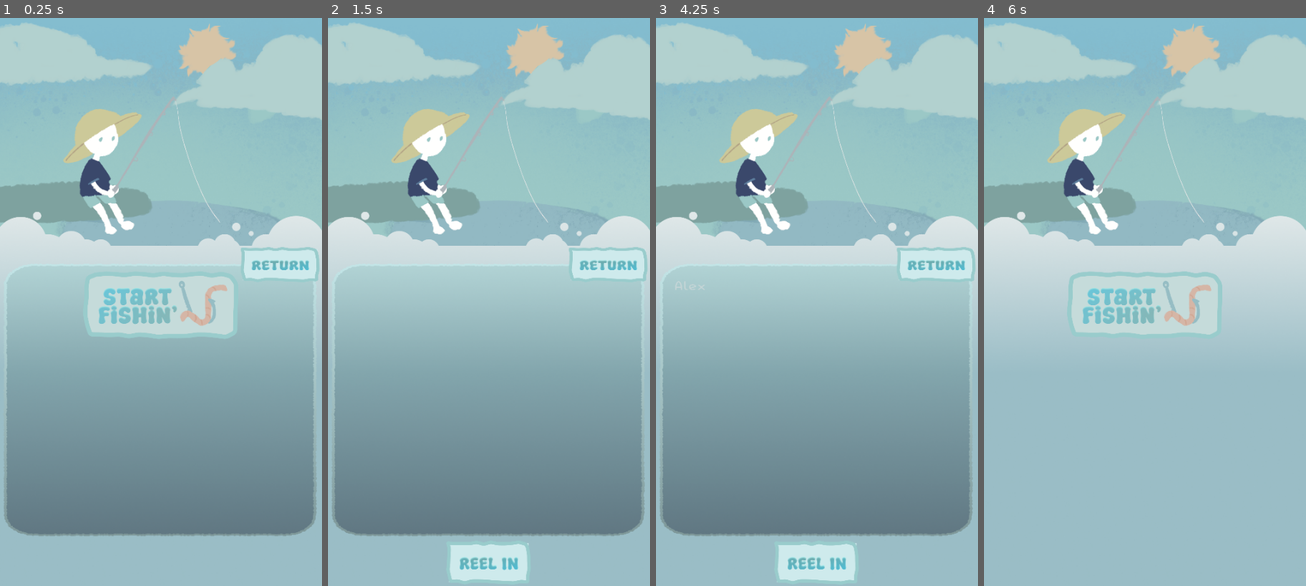
Above: before the commit, frames 1-4 (left to right).
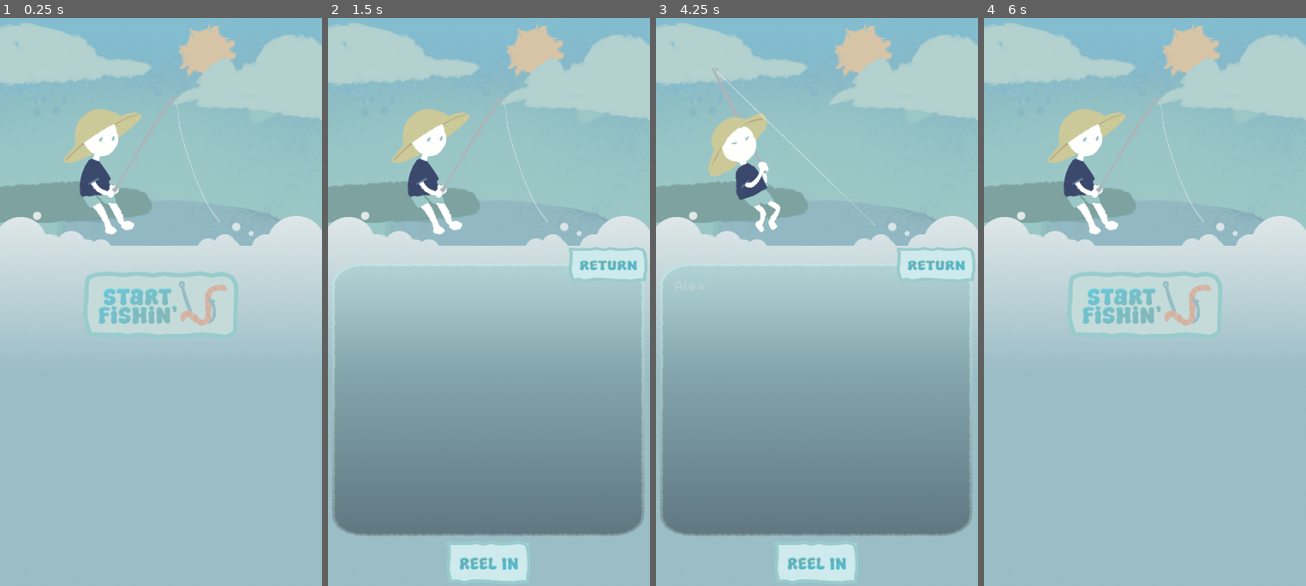
Above: after the commit, the same moments.

Repository: Eternalon03/HTN
Game: Godot game, scene res://main.tscn
The game is run twice, just before and just after one commit, with the same random seed, the same clock (stepped at 60 frames per second) and the same inputs.
Inputs (mouse positions are in pixels of both pictures, inside the frame that each line leads up to):
- Up to frame 1 (0.25 s): no input
- Up to frame 2 (1.5 s): click (608, 262) at 0.52 s; click (489, 307) at 1.25 s
- Up to frame 3 (4.25 s): click (817, 404) at 2.02 s; type "Alex" at 2.1 s; click (817, 563) at 2.75 s; tap Enter at 3.5 s; hold Right (ui_right) from 3.53 s (still down)
- Up to frame 4 (6 s): release Right (ui_right) at 4.28 s; hold Left (ui_left) 4.28-5.03 s; tap Space at 5 s; hold Right (ui_right) from 5.03 s (still down); tap Enter at 5.75 s

The runs differ from the first frame. In frame 1, 29% of the frame differs, in the area x 1-100%, y 40-92%; in frame 2, nothing differs; in frame 3, 2.4%; in frame 4, nothing differs.

Commit message:
animation added

Diff:
--- a/main.gd
+++ b/main.gd
@@ -8,6 +8,7 @@
 
 @onready var reel_in_button: TextureButton = $ReelInButton
 
+@onready var animation_player: AnimationPlayer = $Fisher/AnimationPlayer
 
 
 func _ready():
@@ -16,7 +17,7 @@
 	text_edit.add_theme_stylebox_override("normal", style)
 	text_edit.add_theme_stylebox_override("focus", style)
 	text_edit.add_theme_stylebox_override("read_only", style)
-	pass
+	animation_player.play("idle")
 
 
 func _on_texture_button_pressed() -> void:
@@ -35,8 +36,10 @@
 	text_edit.set_caret_line(0)
 	text_edit.set_caret_column(0)
 	reel_in_button.visible = false
+	animation_player.play("idle")
 
 
 
 func _on_reel_in_button_pressed() -> void:
 	text_edit.editable = false
+	animation_player.play("fisher_reel_animation")
--- a/main.tscn
+++ b/main.tscn
@@ -1,15 +1,70 @@
-[gd_scene load_steps=11 format=3 uid="uid://chcuss0cx3wdk"]
+[gd_scene load_steps=17 format=3 uid="uid://chcuss0cx3wdk"]
 
 [ext_resource type="Script" path="res://main.gd" id="1_b7tvu"]
 [ext_resource type="Texture2D" uid="uid://dx4lkn4kaisja" path="res://IMG_3073.PNG" id="2_mta0a"]
+[ext_resource type="Texture2D" uid="uid://i1ekdtnbishu" path="res://Journalling_Animation2.png" id="3_5g2cc"]
 [ext_resource type="Texture2D" uid="uid://1q2yvfftm8ja" path="res://Journalling_Animation1(1).png" id="3_lhx8l"]
 [ext_resource type="Texture2D" uid="uid://7ta1sigkpfhc" path="res://JournalSection.png" id="4_mlhq5"]
+[ext_resource type="Texture2D" uid="uid://ch0vqsrl0y6kg" path="res://Journalling_Animation3.png" id="5_iyau0"]
 [ext_resource type="Texture2D" uid="uid://bw7chktw5ymq1" path="res://JournalBox.png" id="5_r4ll4"]
 [ext_resource type="FontFile" uid="uid://bwjixo554p8ou" path="res://Semi-Casual.ttf" id="6_6sm10"]
 [ext_resource type="Texture2D" uid="uid://cjn1vvhi4fyyx" path="res://Start Fishin Button.png" id="6_117hh"]
 [ext_resource type="Texture2D" uid="uid://bare6g8sn2s02" path="res://Return Button.png" id="7_nhfe7"]
 [ext_resource type="Script" path="res://TextureButton.gd" id="7_wkmks"]
 [ext_resource type="Texture2D" uid="uid://bduhaslus4x7r" path="res://Reel In Button.png" id="10_ay4ok"]
+
+[sub_resource type="Animation" id="Animation_fekkg"]
+resource_name = "fisher_reel_animation"
+length = 3.5
+tracks/0/type = "value"
+tracks/0/imported = false
+tracks/0/enabled = true
+tracks/0/path = NodePath("JournallingAnimation1(1):texture")
+tracks/0/interp = 1
+tracks/0/loop_wrap = true
+tracks/0/keys = {
+"times": PackedFloat32Array(0, 1.2, 1.8, 2.4, 3),
+"transitions": PackedFloat32Array(1, 1, 1, 1, 1),
+"update": 1,
+"values": [ExtResource("3_lhx8l"), ExtResource("3_5g2cc"), ExtResource("5_iyau0"), ExtResource("3_5g2cc"), ExtResource("5_iyau0")]
+}
+
+[sub_resource type="Animation" id="Animation_gr3pd"]
+length = 0.001
+tracks/0/type = "value"
+tracks/0/imported = false
+tracks/0/enabled = true
+tracks/0/path = NodePath("JournallingAnimation1(1):texture")
+tracks/0/interp = 1
+tracks/0/loop_wrap = true
+tracks/0/keys = {
+"times": PackedFloat32Array(0),
+"transitions": PackedFloat32Array(1),
+"update": 1,
+"values": [ExtResource("3_5g2cc")]
+}
+
+[sub_resource type="Animation" id="Animation_gse5r"]
+resource_name = "idle"
+tracks/0/type = "value"
+tracks/0/imported = false
+tracks/0/enabled = true
+tracks/0/path = NodePath("JournallingAnimation1(1):texture")
+tracks/0/interp = 1
+tracks/0/loop_wrap = true
+tracks/0/keys = {
+"times": PackedFloat32Array(0),
+"transitions": PackedFloat32Array(1),
+"update": 1,
+"values": [ExtResource("3_lhx8l")]
+}
+
+[sub_resource type="AnimationLibrary" id="AnimationLibrary_fcg11"]
+_data = {
+"RESET": SubResource("Animation_gr3pd"),
+"fisher_reel_animation": SubResource("Animation_fekkg"),
+"idle": SubResource("Animation_gse5r")
+}
 
 [node name="Main" type="Control"]
 layout_mode = 3
@@ -30,7 +85,12 @@
 [node name="JournallingAnimation1(1)" type="Sprite2D" parent="Fisher"]
 position = Vector2(240.078, 183)
 scale = Vector2(0.448692, 0.448692)
-texture = ExtResource("3_lhx8l")
+texture = ExtResource("3_5g2cc")
+
+[node name="AnimationPlayer" type="AnimationPlayer" parent="Fisher"]
+libraries = {
+"": SubResource("AnimationLibrary_fcg11")
+}
 
 [node name="JournalSection" type="Sprite2D" parent="."]
 position = Vector2(251, 687)
@@ -38,6 +98,7 @@
 texture = ExtResource("4_mlhq5")
 
 [node name="JournalBox" type="Sprite2D" parent="."]
+visible = false
 position = Vector2(250.656, 605)
 scale = Vector2(0.519796, 0.351485)
 texture = ExtResource("5_r4ll4")
@@ -60,6 +121,7 @@
 scroll_smooth = true
 
 [node name="ReturnHome" type="TextureButton" parent="."]
+visible = false
 layout_mode = 0
 offset_left = 353.0
 offset_top = 366.0
Binary file added: Journalling_Animation2.png
Not shown, added: Journalling_Animation2.png.import
Binary file added: Journalling_Animation3.png
Not shown, added: Journalling_Animation3.png.import
